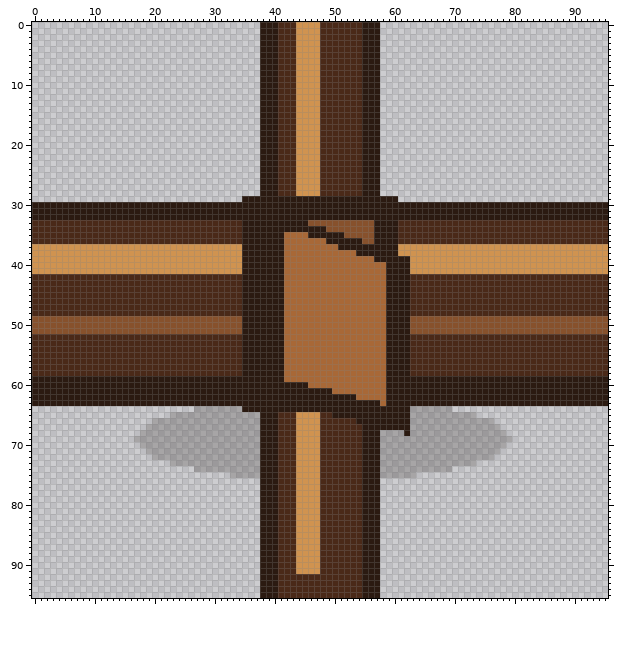
Edited in one commit: pixel-art file (assets/source/aseprite/objects/placeables_96/door_open_tee-down_96.aseprite). Above is the file before it was changed.
96x96 pixels, 1 frame.
And afterwards:
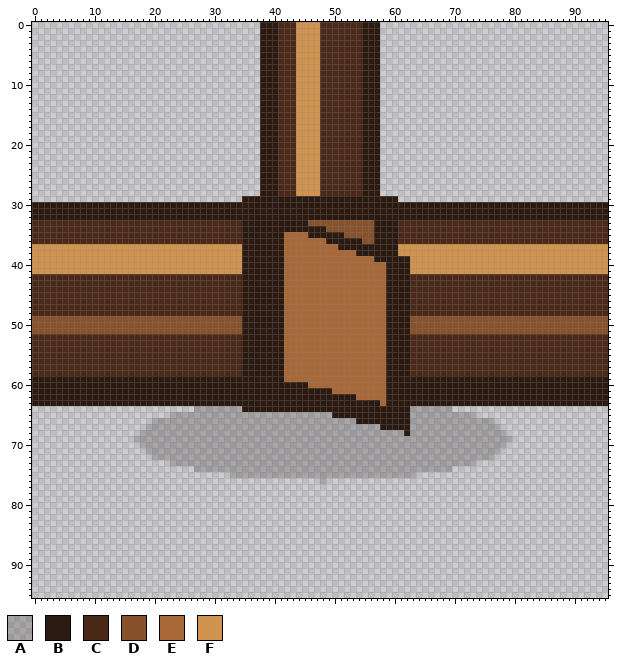
Palette (. is transparent): A #1b120d37  B #2b1a11  C #4a2918  D #87512c  E #a86837  F #d09350
Diff:
Changed rows in their new state; - is an unchanged pixel.
first column x 38:
65 AAAAAAAAAAAA--------
66 AAAAAAAAAAAAAAAA----
67 AAAAAAAAAAAAAAAAAAAA
68 AAAAAAAAAAAAAAAAAAAA
69 AAAAAAAAAAAAAAAAAAAA
70 AAAAAAAAAAAAAAAAAAAA
71 AAAAAAAAAAAAAAAAAAAA
72 AAAAAAAAAAAAAAAAAAAA
73 AAAAAAAAAAAAAAAAAAAA
74 AAAAAAAAAAAAAAAAAAAA
75 AAAAAAAAAAAAAAAAAAAA
76 ..........A.........
77 ....................
78 ....................
79 ....................
80 ....................
81 ....................
82 ....................
83 ....................
84 ....................
85 ....................
86 ....................
87 ....................
88 ....................
89 ....................
90 ....................
91 ....................
92 ....................
93 ....................
94 ....................
95 ....................
Where, in picture pixels (left, top, right, bottom), the same in both pictures:
changed: (260, 412, 380, 598)
